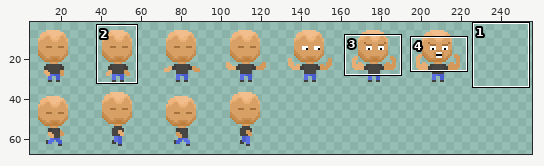
Edited in one commit: pixel-art file (Vojtech/Assets/Sprites/Character.aseprite). Above, an overview of the earlier version with the close-up marked.
Close-up. As it was:
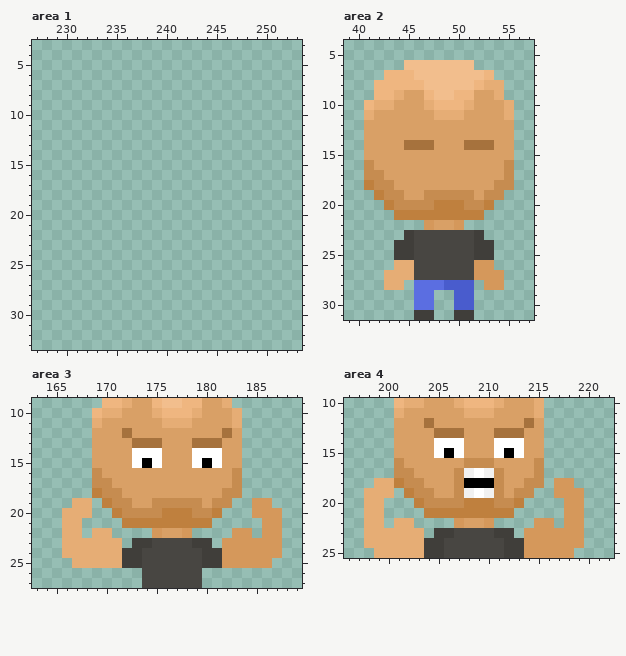
256x256 pixels, 1 frame. Colours within 5 levels of each other are drawn and written as one. Shown: area 1: x 227..253, y 3..33; area 2: x 39..57, y 4..31; area 3: x 163..189, y 9..27; area 4: x 196..222, y 10..25. The wide view leaves out empty margins. The commit also changed other parts of the picture, which this record leaves out.
After the commit:
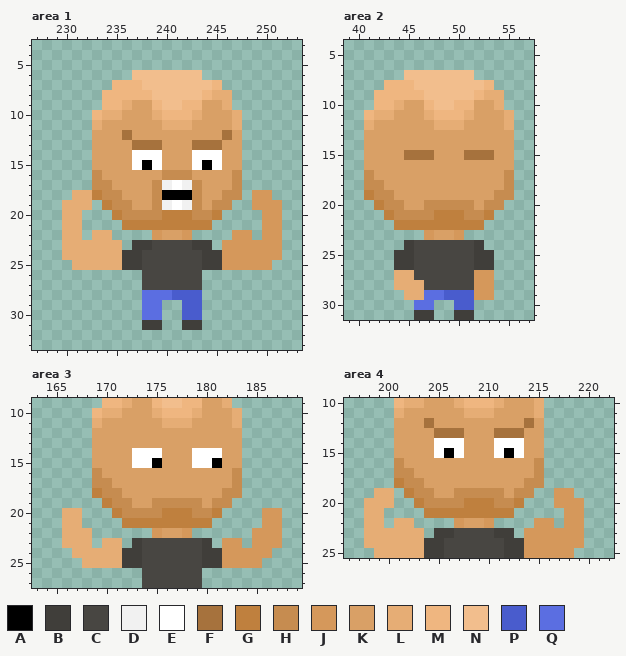
Palette (. is transparent): A #000000  B #403e3a  C #484642  D #f1f1f1  E #ffffff  F #a6723d  G #bf803e  H #c68c50  J #d5985b  K #d9a066  L #e6ad75  M #efb680  N #f2be8d  P #495ccd  Q #5b6ee1
Diff:
Changed rows in their new state; - is an unchanged pixel.
Area 1:
first column x 230:
 6 -------NNNNNNN--------
 7 -----MMMNNNNNNNM------
 8 ----MMMMMNNNNNMLL-----
 9 ----MMLKKMNNMMKKL-----
10 ---MLLKKKLMMMLKKKL----
11 ---LKKKKKKLLLKKKKL----
12 ---KKKFKKKKKKKKKFK----
13 ---KKKKFFFKKKFFFKK----
14 ---KKKKEEEKKKEEEKK----
15 ---KKKKEAEKKKEAEKK----
16 ---HKKKKKKHHHKKKKH----
17 ---HHKKKKHDEDHKKKH----
18 -LLGHHKKKHAAAHKKHH-JJ-
19 LLL-GHHKKHDEDHKHH--JJJ
20 LL---GHHHHGGGHHG----JJ
21 LL----GGGGGGGGG-----JJ
22 LL-LL----JKKJ----JJ-JJ
23 LLLLLL-BBCCCCBB-JJJJJJ
24 LLLLLLBBCCCCCCBBJJJJJJ
25 -LLLLLBBCCCCCCBBJJJJJ-
26 --------CCCCCC--------
27 --------CCCCCC--------
28 --------QQQPPP--------
29 --------QQ--PP--------
30 --------QQ--PP--------
31 --------BB--BB--------
Area 2:
first column x 41:
 6 ----.......----
 7 --..N------..--
 8 -.---N-----NM.-
 9 ---MMMN--NNML--
10 .MML--MNN-M--L.
11 MLL---LMMML----
12 L------LLL----L
14 ----KKK---KKK--
15 ----FFF---FFF--
16 K-------------K
17 -K-------------
18 H-K----------K-
19 GH-K--KKKKK-K-H
20 -GH-KK-HHH-KHH-
21 --GHHHH---HHG--
22 ---GGGGGGGGG---
23 ----..JKKJ..---
24 ---.--------.--
26 ---BB------BB--
27 --.----------.-
28 --.-LLCCCCCJ-.-
29 ----LL-QP--JJ--
Area 3, layers "Hands", "Head", "Shirt":
first column x 172:
12 K---------K
13 -KKK---KKK-
15 --EA----EA-
first column x 166:
19 -..----------------..-
20 --.----------------.--
22 --L..------------..J--
23 ---.----C----C----.---
24 .--------------------.
25 -.------------------.-
Area 4, layers "Hands", "Head":
first column x 198:
16 ----------KKK---------
17 ---------KKKKK--------
18 -..------KKKKK-----..-
19 .---------HHH--------.
20 --L----------------J--
Where, in picture pixels (left, top, right, bottom), the same in both close-ups:
added: (62, 70, 282, 330)
changed: (364, 60, 514, 300)
changed: (62, 428, 282, 568)
changed: (454, 458, 504, 498)
changed: (364, 478, 394, 508)
changed: (554, 478, 584, 508)
